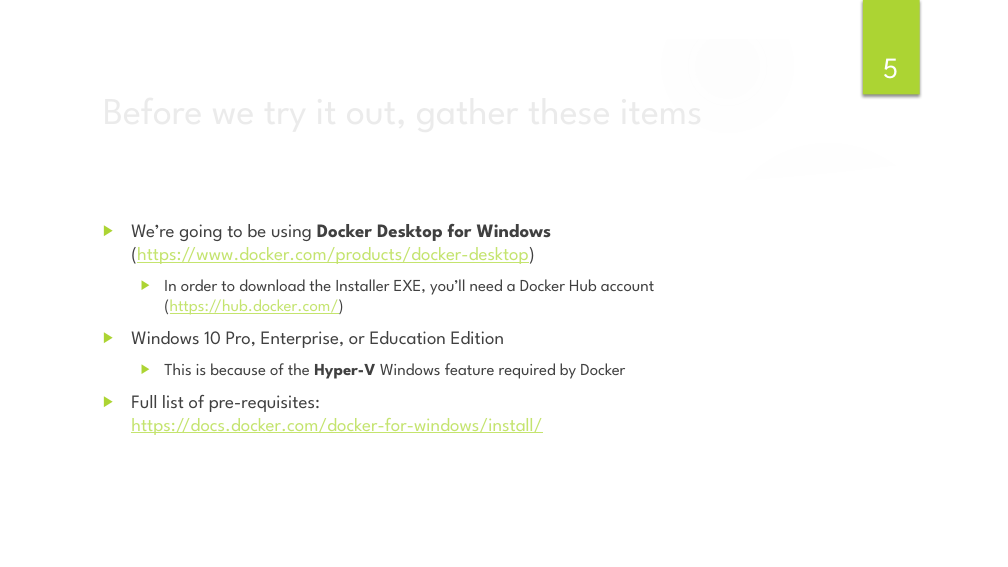
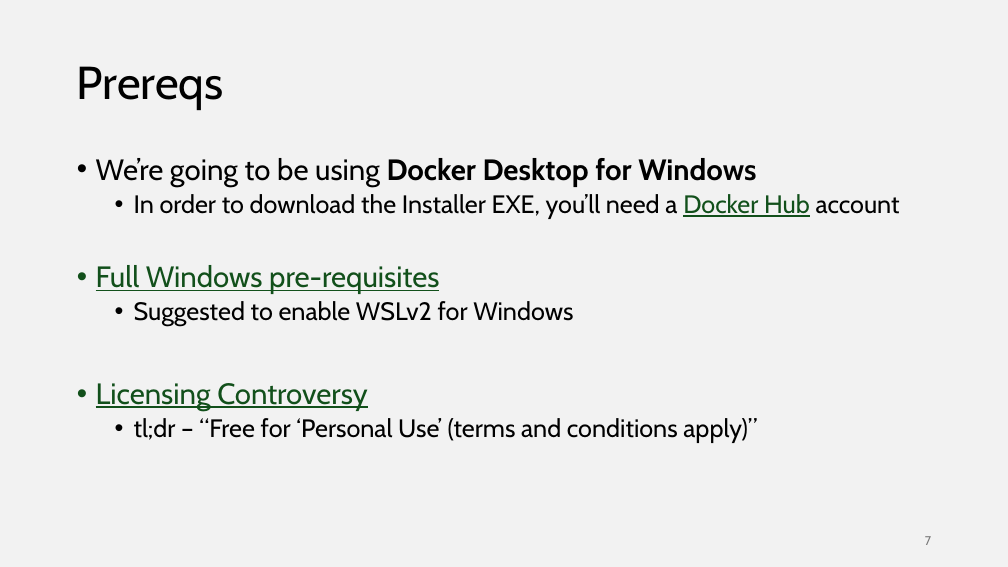
Before and after one commit to ilanham/Presentations, a slide deck: slide 7 of docker/Developing for SQL Server with Docker.pptx (slide 5 before the commit). Drawn at 1008x567 pixels with LibreOffice and Linux fonts; fonts in the diff are those of the drawing; background and template pictures are left out. Boxes give left, top, right and bottom in pixels: in the first picture for what was removed or moved away, otherwise in the second. Text is boxed around its words. In the diff, an @@ line names an element or a change of style, - is before the commit and + after.

Commit message:
latest Docker slides version

```diff
--- a/docker/Developing for SQL Server with Docker.pptx
+++ b/docker/Developing for SQL Server with Docker.pptx
@@ background picture (left out) to #F2F2F2 @@
@@ group removed at bbox=[0, 0, 1008, 567]: 3 ellipses, 3 freeform shapes @@
@@ rectangle removed at bbox=[863, 0, 920, 95] @@
@@ page number removed at bbox=[883, 58, 898, 79] @@
-5
@@ title at bbox=[77, 66, 224, 110]: text changed; size 36 to 44 pt; font League Spartan to Cabin; text colour #EBEBEB to #000000 @@
-Before we try it out, gather these items
+Prereqs
@@ text at bbox=[96, 158, 900, 443]: text changed; size 18 to 24 pt; font League Spartan to Cabin; text colour #404040 to #000000 @@
-▶ We’re going to be using Docker Desktop for Windows
-  (https://www.docker.com/products/docker-desktop)
-  ▶ In order to download the Installer EXE, you’ll need a Docker Hub account
-    (https://hub.docker.com/)
-▶ Windows 10 Pro, Enterprise, or Education Edition
-  ▶ This is because of the Hyper-V Windows feature required by Docker
-▶ Full list of pre-requisites:
-  https://docs.docker.com/docker-for-windows/install/
+• We’re going to be using Docker Desktop for Windows
+  • In order to download the Installer EXE, you’ll need a Docker Hub account
+• Full Windows pre-requisites
+  • Suggested to enable WSLv2 for Windows
+• Licensing Controversy
+  • tl;dr – “Free for ‘Personal Use’ (terms and conditions apply)”
@@ page number added at bbox=[925, 536, 931, 545], 12 pt, text #797979 @@
+7
```
Also in this commit, not shown: 18 other slides changed, 3 slides added, 1 slide removed, 2 other files.
